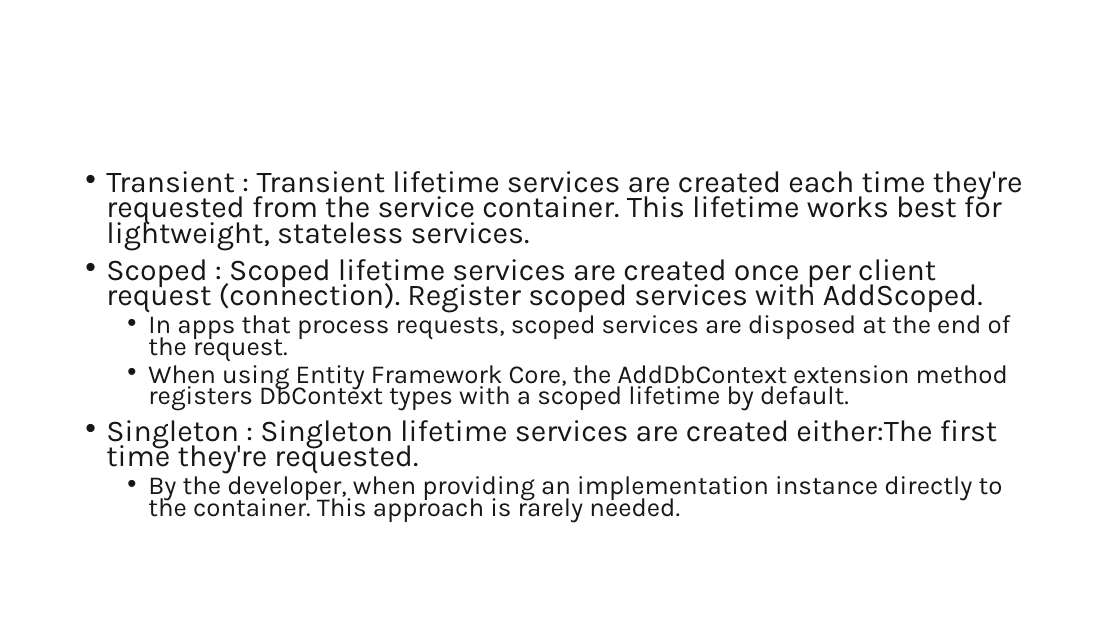
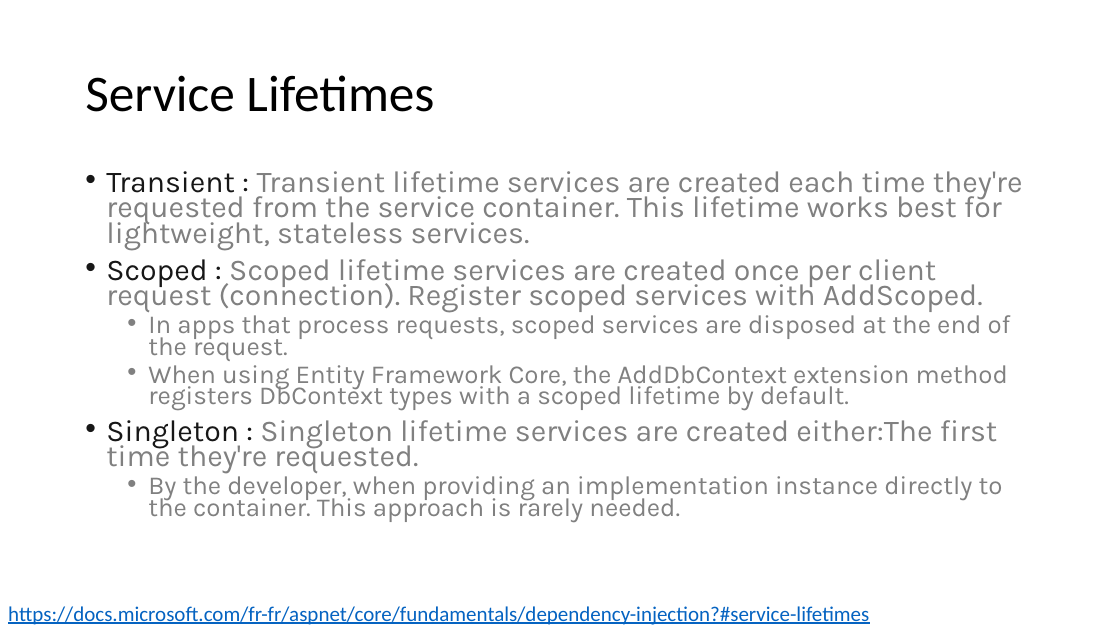
Before and after one commit to guillaume-chervet/course.dotnet, a slide deck: slide 159 of documentations/dotnet.pptx (slide 158 before the commit). Drawn at 1120x630 pixels with LibreOffice and Linux fonts; fonts in the diff are those of the drawing. Boxes give left, top, right and bottom in pixels: in the first picture for what was removed or moved away, otherwise in the second. Text is boxed around its words. In the diff, an @@ line names an element or a change of style, - is before the commit and + after.

```diff
--- a/documentations/dotnet.pptx
+++ b/documentations/dotnet.pptx
@@ title added at [85,75,434,112], 44 pt, text #000000 @@
+Service Lifetimes
@@ text "Transient : Transient lifetime services ..." at [106,171,1023,522]: text colour #171717 to #808080 @@
@@ text added at [8,606,869,625], 18 pt, text #0563C1, underline @@
+https://docs.microsoft.com/fr-fr/aspnet/core/fundamentals/dependency-injection?#service-lifetimes
```
Also in this commit, not shown: 3 other slides changed, 3 slides added, 1 slide removed.
